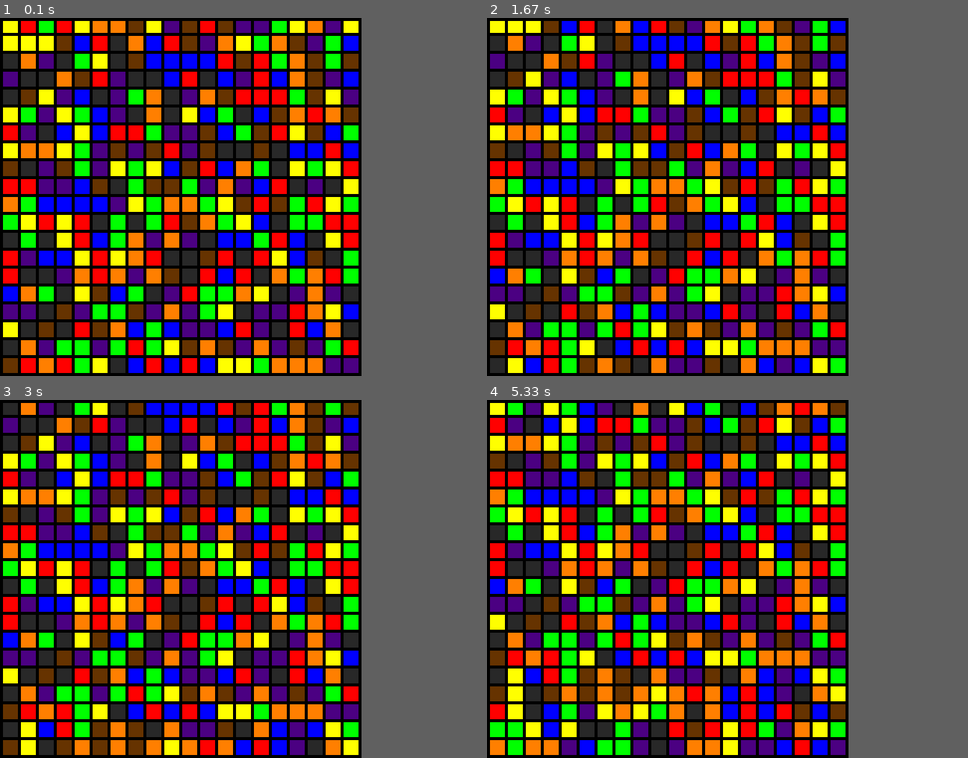
Above: before the commit, frames 1-4 (two rows, left to right).
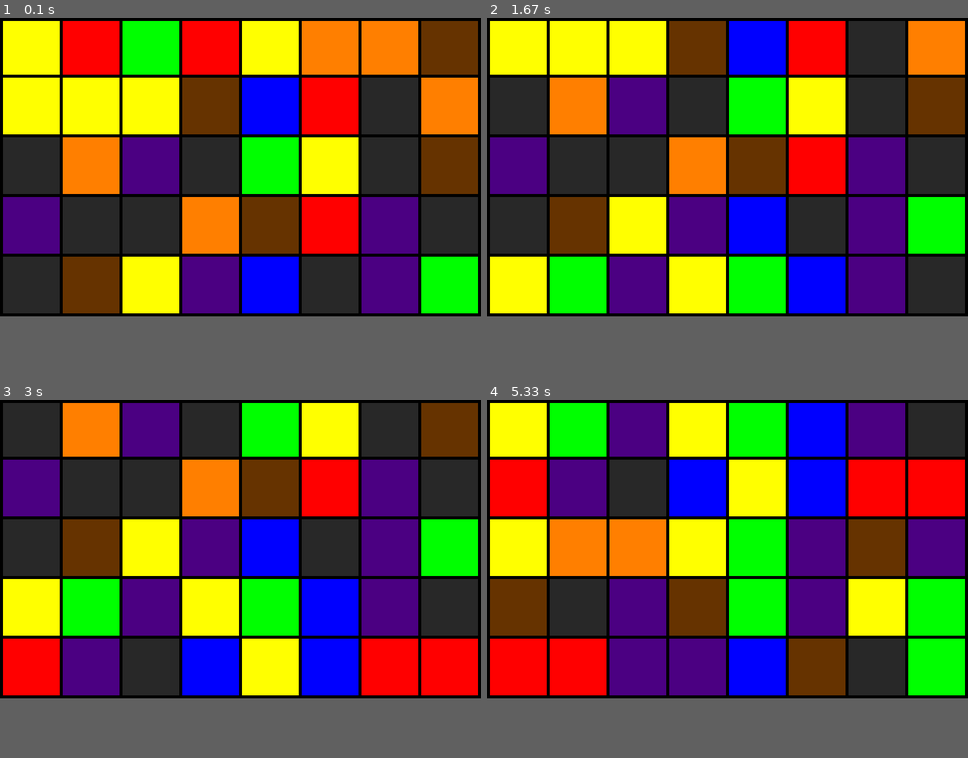
Above: after the commit, the same moments.

Repository: jduffey/watchgirl
Game: pygame game, started from pygametest.py
Same seed, same stepped clock (60 frames per second), same inputs: the game is played once before the commit and once after it.
Inputs:
- Up to frame 1 (0.1 s): no input
- Up to frame 2 (1.67 s): no input
- Up to frame 3 (3 s): no input
- Up to frame 4 (5.33 s): no input
In our replay, the window is 605x600 before the commit and 805x500 after it. These sizes can differ from the game's own. Grey fills any space a smaller window leaves; there, only what the larger window draws over its background counts as a difference.

The runs differ from the first frame. In frame 1, 77% of the frame differs, in the area x 0-100%, y 0-100%; in frame 2, 76%; in frame 3, 78%; in frame 4, 79%.

Commit message:
Minor edit (stop printing digest every time)

Diff:
--- a/pygametest.py
+++ b/pygametest.py
@@ -10,10 +10,10 @@
 WINDOW_TITLE = 'Identifier #580CD2E889BD - Onett Art Museum Main Entrance'
 
 BORDER_THICKNESS = 5
-SQUARE_WIDTH = 30
+SQUARE_WIDTH = 100
 
-NUMBER_OF_COLUMNS = 20
-NUMBER_OF_ROWS = 20
+NUMBER_OF_COLUMNS = 8
+NUMBER_OF_ROWS = 5
 
 APP_X_SIZE = NUMBER_OF_COLUMNS * SQUARE_WIDTH
 APP_Y_SIZE = NUMBER_OF_ROWS * SQUARE_WIDTH
@@ -81,12 +81,13 @@
 
     for whichRow in range(0, NUMBER_OF_ROWS):
         currentDigest = generateDigestForCurrentTime(whichRow)
-        print(currentDigest)
         for whichSquareInCurrentRow in range(0, NUMBER_OF_COLUMNS):
             drawColorSquare(whichSquareInCurrentRow, whichRow, currentDigest)
 
     drawHorizontalBorders()
     drawVerticalBorders()
+
+    print(time.time())
 
     pygame.display.flip()
 
